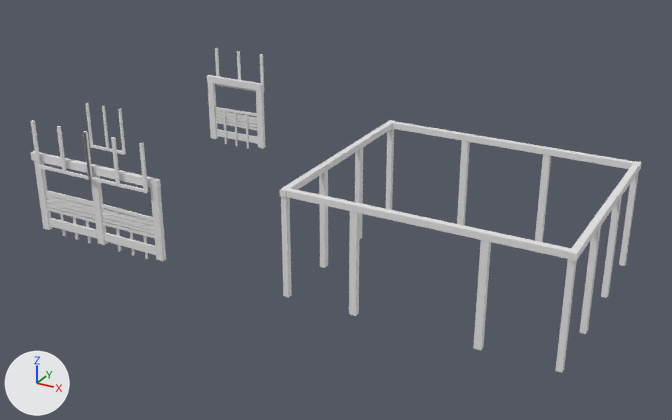
One commit to the Blender file VR Project/Assets/Props/SCHOOL_ALL.blend: the scene before it, then after it.
Rendered twice from a 50 mm lens placed at (13.4, -23.8, 16.8), pointed at (-3.9, 7.6, 1.1). Lighting does not change. The marker at lower left points along +X, +Y and +Z.

Before the edit, the objects in view are built like this:
```python
ob_cube = bpy.data.objects.new('Cube', me_cube)
ob_cube.location = (-2.83, 6.25, 3.99)
ob_cube.scale = (0.126, 0.664, 0.126)
ob_cube_001 = bpy.data.objects.new('Cube.001', me_cube_001)
ob_cube_001.location = (-2.83, 1.87, 1.97)
ob_cube_001.rotation_euler = (1.571, 0.0, 0.0)  # degrees (90, 0, 0)
ob_cube_001.scale = (0.11, 0.58, 0.11)
ob_cube_002 = bpy.data.objects.new('Cube.002', me_cube_002)
ob_cube_002.location = (-2.83, 4.79, 1.97)
ob_cube_002.rotation_euler = (1.571, 0.0, 0.0)  # degrees (90, 0, 0)
ob_cube_002.scale = (0.11, 0.58, 0.138)
ob_cube_003 = bpy.data.objects.new('Cube.003', me_cube_007)
ob_cube_003.location = (2.42, 1.87, 3.99)
ob_cube_003.rotation_euler = (0.0, 0.0, -1.571)  # degrees (0, 0, -90)
ob_cube_003.scale = (0.125, 0.658, 0.125)
ob_cube_004 = bpy.data.objects.new('Cube.004', me_cube_004)
ob_cube_004.location = (-2.83, 7.71, 1.97)
ob_cube_004.rotation_euler = (1.571, 0.0, 0.0)  # degrees (90, 0, 0)
ob_cube_004.scale = (0.11, 0.58, 0.138)
ob_cube_005 = bpy.data.objects.new('Cube.005', me_cube_006)
ob_cube_005.location = (-2.83, 10.64, 1.97)
ob_cube_005.rotation_euler = (1.571, 0.0, 0.0)  # degrees (90, 0, 0)
ob_cube_005.scale = (0.11, 0.58, 0.11)
ob_cube_006 = bpy.data.objects.new('Cube.006', me_cube_016)
ob_cube_006.location = (2.42, 10.61, 3.99)
ob_cube_006.rotation_euler = (0.0, 0.0, -1.571)  # degrees (0, 0, -90)
ob_cube_006.scale = (0.125, 0.658, 0.125)
ob_cube_008 = bpy.data.objects.new('Cube.008', me_cube_013)
ob_cube_008.location = (4.69, 1.87, 1.97)
ob_cube_008.rotation_euler = (1.571, 0.0, -1.571)  # degrees (90, 0, -90)
ob_cube_008.scale = (0.11, 0.58, 0.138)
ob_cube_009 = bpy.data.objects.new('Cube.009', me_cube_015)
ob_cube_009.location = (7.47, 1.87, 1.97)
ob_cube_009.rotation_euler = (1.571, 0.0, -1.571)  # degrees (90, 0, -90)
ob_cube_009.scale = (0.11, 0.58, 0.11)
# also in view: 'Cube.064' at (-10.2, 1.6, 4.1); 'Cube.010' at (0.6, 10.6, 2.1); 'Cube.050' at (-8.6, 1.9, 1.8); 'Cube.012' at (7.5, 10.6, 2.1); 'Cube.013' at (7.5, 6.3, 4.2)
```
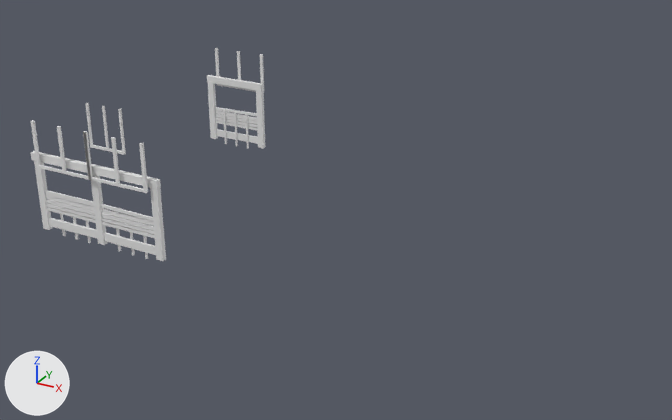
Commit message: School Structure WIP

Boxes (x1, y1, x2, y2) around the edits, measured in the pictures (672 x 420 px):
'Cube.003', deleted
    before: (286, 188, 571, 259)
'Cube.006', deleted
    before: (392, 121, 634, 169)
'Cube.013', deleted
    before: (568, 161, 642, 261)
'Cube', deleted
    before: (280, 120, 394, 197)
'Cube.008', deleted
    before: (473, 240, 491, 350)
'Cube.016', deleted
    before: (349, 211, 360, 316)
'Cube.009', deleted
    before: (555, 260, 577, 373)
'Cube.014', deleted
    before: (580, 226, 601, 334)
'Cube.001', deleted
    before: (281, 197, 292, 298)
'Cube.015', deleted
    before: (601, 196, 622, 298)
'Cube.011', deleted
    before: (535, 155, 551, 242)
'Cube.002', deleted
    before: (319, 170, 328, 268)
'Cube.010', deleted
    before: (457, 141, 470, 226)
'Cube.012', deleted
    before: (619, 172, 639, 266)
'Cube.005', deleted
    before: (385, 129, 394, 210)
'Cube.004', deleted
    before: (355, 148, 363, 239)

Edits to the bpy script that builds the scene:
```text
Remove ob_cube:
    ob_cube = bpy.data.objects.new('Cube', me_cube)
Remove ob_cube_001:
    ob_cube_001 = bpy.data.objects.new('Cube.001', me_cube_001)
Remove ob_cube_002:
    ob_cube_002 = bpy.data.objects.new('Cube.002', me_cube_002)
Remove ob_cube_004:
    ob_cube_004 = bpy.data.objects.new('Cube.004', me_cube_004)
Remove ob_cube_005:
    ob_cube_005 = bpy.data.objects.new('Cube.005', me_cube_006)
Remove ob_cube_003:
    ob_cube_003 = bpy.data.objects.new('Cube.003', me_cube_007)
Remove ob_cube_008:
    ob_cube_008 = bpy.data.objects.new('Cube.008', me_cube_013)
Remove ob_cube_009:
    ob_cube_009 = bpy.data.objects.new('Cube.009', me_cube_015)
Remove ob_cube_006:
    ob_cube_006 = bpy.data.objects.new('Cube.006', me_cube_016)
Remove ob_cube_010:
    ob_cube_010 = bpy.data.objects.new('Cube.010', me_cube_017)
Remove ob_cube_011:
    ob_cube_011 = bpy.data.objects.new('Cube.011', me_cube_018)
Remove ob_cube_012:
    ob_cube_012 = bpy.data.objects.new('Cube.012', me_cube_019)
Remove ob_cube_013:
    ob_cube_013 = bpy.data.objects.new('Cube.013', me_cube_020)
Remove ob_cube_014:
    ob_cube_014 = bpy.data.objects.new('Cube.014', me_cube_021)
Remove ob_cube_015:
    ob_cube_015 = bpy.data.objects.new('Cube.015', me_cube_022)
Remove ob_cube_016:
    ob_cube_016 = bpy.data.objects.new('Cube.016', me_cube_024)
```
